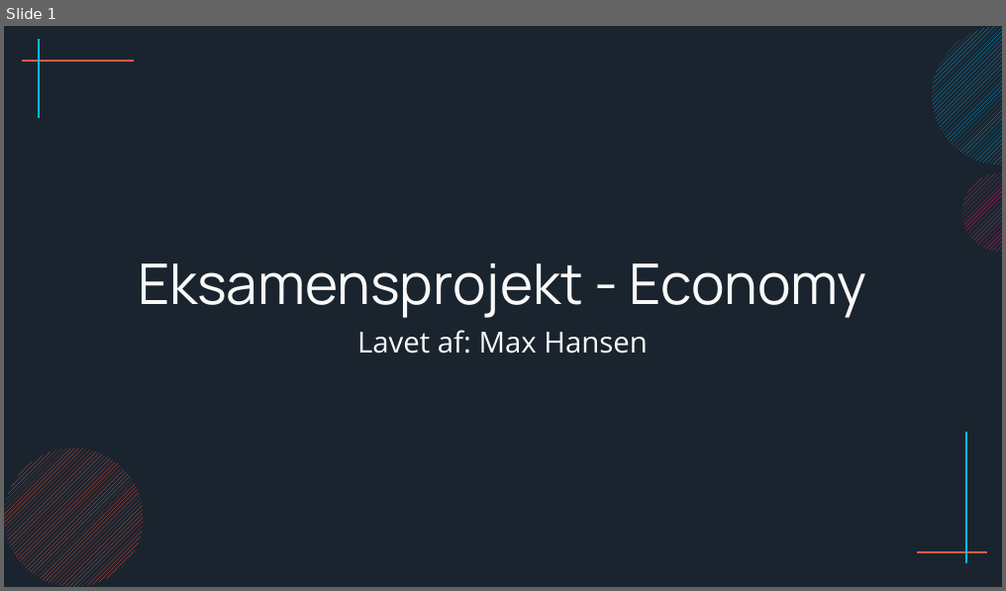
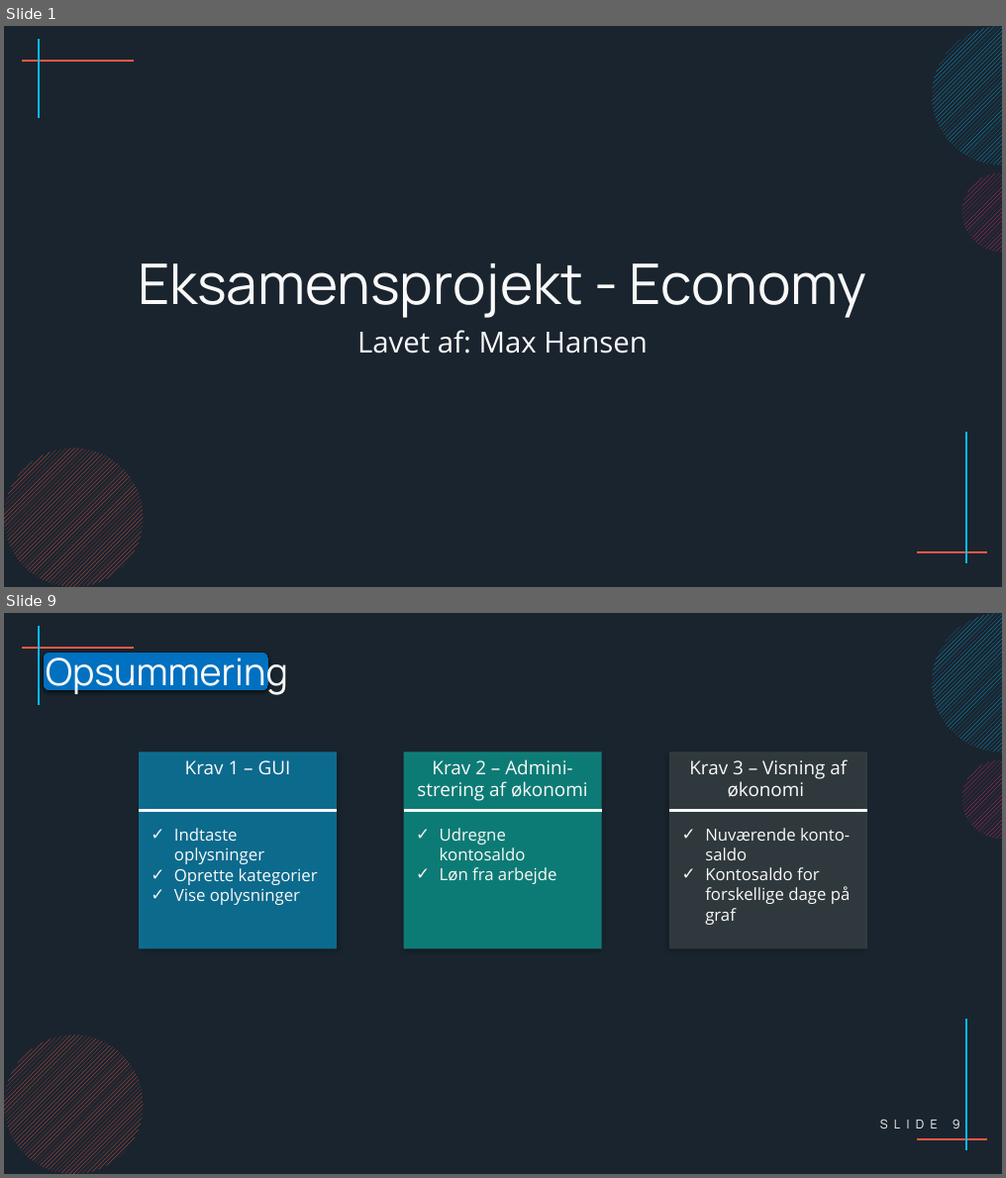
Before and after one commit to ProgrammeringOTGDKlassen/D-klassen-Programmering, a slide deck: Eksamensprojekt - Max/Præsentation/Præsentation af eksamensprojekt.pptx. Shown one above the other, each under a label of ours: slide 1 before the commit, slides 1 and 9 after it; the slides between them are not shown. The pictures are 1006x591 and 1006x1178 pixels, drawn with LibreOffice and Linux fonts; fonts in the diff are those of the drawing. Boxes give left, top, right and bottom in pixels: in the first picture for what was removed or moved away, otherwise in the second. Text is boxed around its words. In the diff, an @@ line names an element or a change of style, - is before the commit and + after.

Commit message:
Small fix to presentation
Fixed some small mistakes in my powerpoint. Added last slide called 'Opsummering'.

```diff
--- a/Eksamensprojekt - Max/Præsentation/Præsentation af eksamensprojekt.pptx
+++ b/Eksamensprojekt - Max/Præsentation/Præsentation af eksamensprojekt.pptx
@@ slide 9 added at (4,613,1002,1174), background #1A242E; not listed: 7 template elements that a slide beside it also shows @@
@@ rounded rectangle added at (43,653,268,691), fill #0070C0 @@
@@ text added at (46,651,288,696), 36 pt, text #F9F9F9 @@
+Opsummering
@@ rectangle added at (139,753,337,950), fill #05B9F6 at 50% opacity @@
@@ text added at (185,761,291,775), 18 pt, text #F9F9F9 @@
+Krav 1 – GUI
@@ rectangle added at (404,753,601,950), fill #08DAC6 at 50% opacity @@
@@ text added at (417,760,588,801), 18 pt, text #F9F9F9 @@
+Krav 2 – Admini-strering af økonomi
@@ rectangle added at (669,753,867,950), fill #4B5554 at 50% opacity @@
@@ text added at (689,760,846,797), 18 pt, text #F9F9F9 @@
+Krav 3 – Visning af økonomi
@@ line added from (139, 811) to (337, 811), #F9F9F9 3 pt @@
@@ line added from (404, 811) to (602, 811), #F9F9F9 3 pt @@
@@ line added from (669, 811) to (867, 811), #F9F9F9 3 pt @@
@@ text added at (174,828,318,905), 16 pt, text #F9F9F9 @@
+✓ Indtaste oplysninger
+✓ Oprette kategorier
+✓ Vise oplysninger
@@ text added at (440,828,557,884), 16 pt, text #F9F9F9 @@
+✓ Udregne kontosaldo
+✓ Løn fra arbejde
@@ text added at (705,828,850,925), 16 pt, text #F9F9F9 @@
+✓ Nuværende konto-saldo
+✓ Kontosaldo for forskellige dage på graf
@@ page number added at (952,1119,960,1129), 12 pt, text #F9F9F9 @@
+SLIDE 9
```
Also in this commit, not shown: 7 slides changed, 1 other file.
